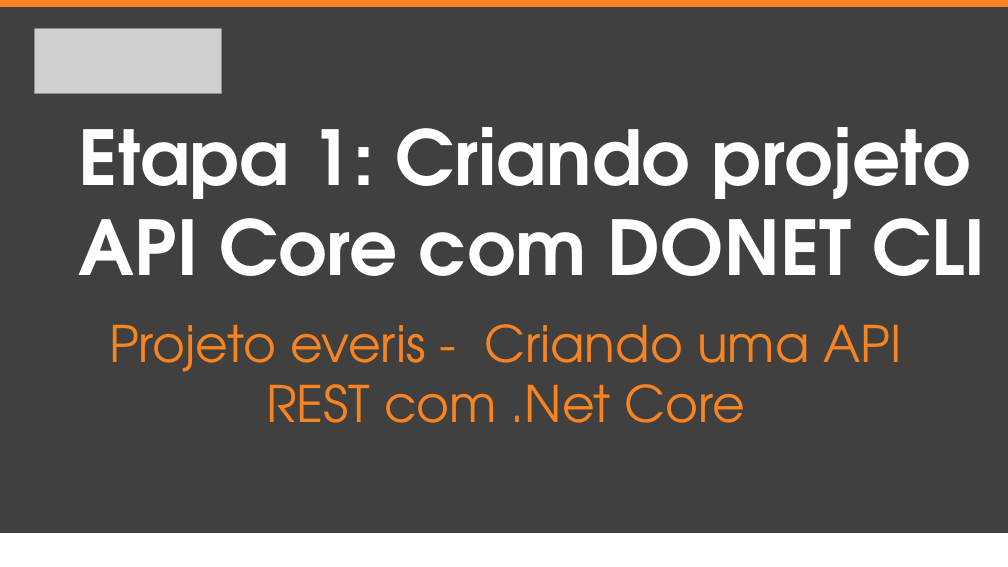
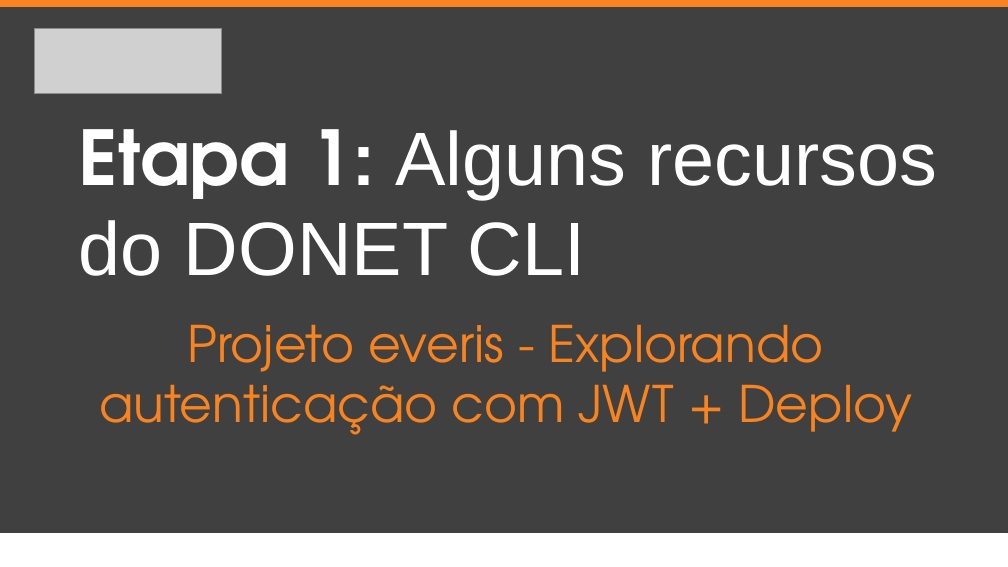
Before and after one commit to everis-New-Talents-NET/EverisStore, a slide deck: slide 16 of slide/Projeto everis - API REST .Net Core com JWT.pptx (slide 9 before the commit). Drawn at 1008x567 pixels with LibreOffice and Linux fonts; fonts in the diff are those of the drawing; grey boxes stand for pictures. Boxes give left, top, right and bottom in pixels: in the first picture for what was removed or moved away, otherwise in the second. Text is boxed around its words. In the diff, an @@ line names an element or a change of style, - is before the commit and + after.

```diff
--- a/slide/Projeto everis - API REST .Net Core com JWT.pptx
+++ b/slide/Projeto everis - API REST .Net Core com JWT.pptx
@@ text at [79,129,938,276]: text changed; font TeX Gyre Adventor to Arial; bold off @@
-Etapa 1: Criando projeto API Core com DONET CLI
+Etapa 1: Alguns recursos do DONET CLI
@@ text at [99,324,912,435]: text changed @@
-Projeto everis - Criando uma API REST com .Net Core
+Projeto everis - Explorando autenticação com JWT + Deploy
```
Also in this commit, not shown: 9 other slides changed, 7 slides added, 5 slides removed.
